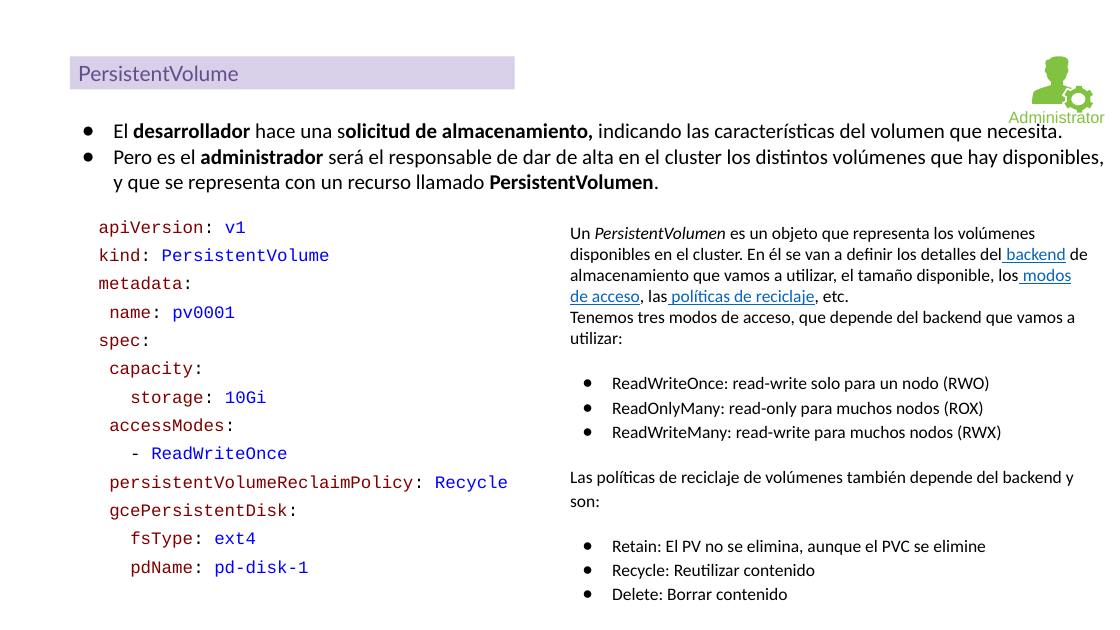
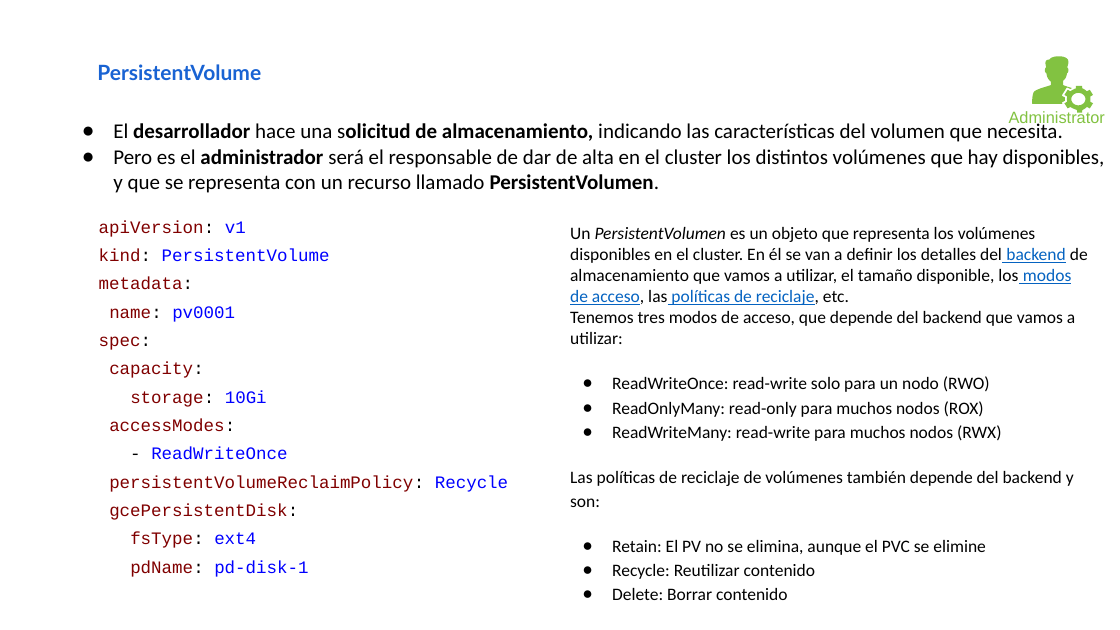
Before and after one commit to iesgn/curso_kubernetes_2020, a slide deck: slide 6 of unidad5/presentacion_unidad5.odp. Drawn at 1120x630 pixels with LibreOffice and Linux fonts; fonts in the diff are those of the drawing. Boxes give left, top, right and bottom in pixels: in the first picture for what was removed or moved away, otherwise in the second. Text is boxed around its words. In the diff, an @@ line names an element or a change of style, - is before the commit and + after.

```diff
--- a/unidad5/presentacion_unidad5.odp
+++ b/unidad5/presentacion_unidad5.odp
@@ text "PersistentVolume": place and size @@
-text "PersistentVolume" at bbox=[70, 56, 514, 89]
+text "PersistentVolume" at bbox=[97, 64, 261, 80]
@@ text "PersistentVolume" at bbox=[97, 64, 261, 80]: text colour #654D8C to #1963D3, bold on; vertical alignment middle to top; fill #D8D0E8 to none @@
```
Also in this commit, not shown: 17 other slides changed, 2 other files.
